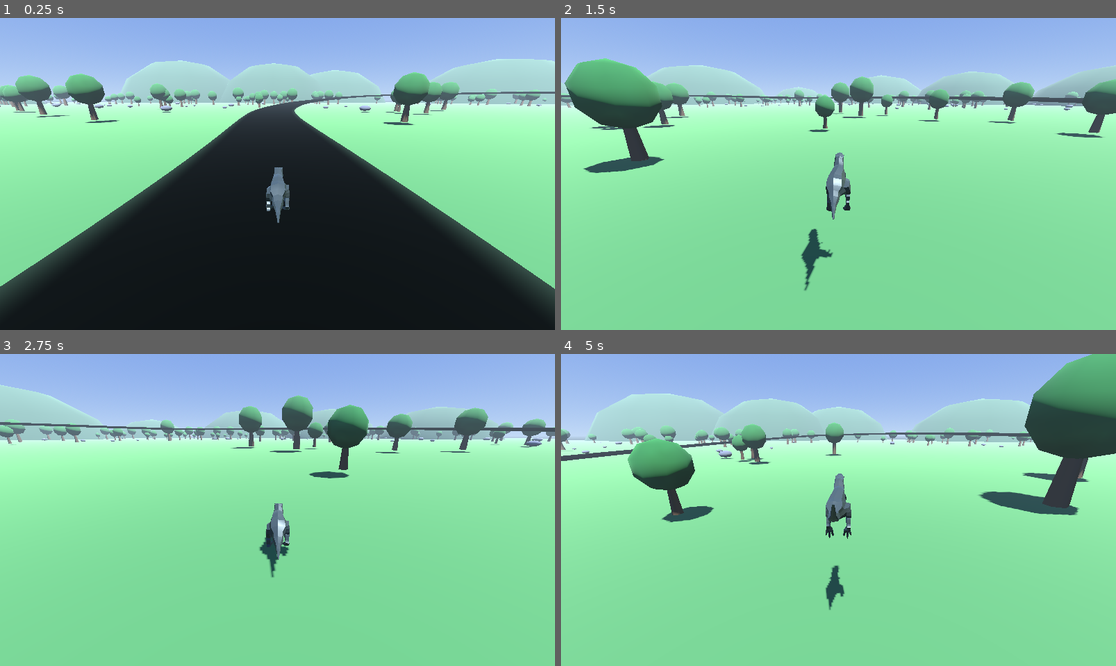
Above: before the commit, frames 1-4 (two rows, left to right).
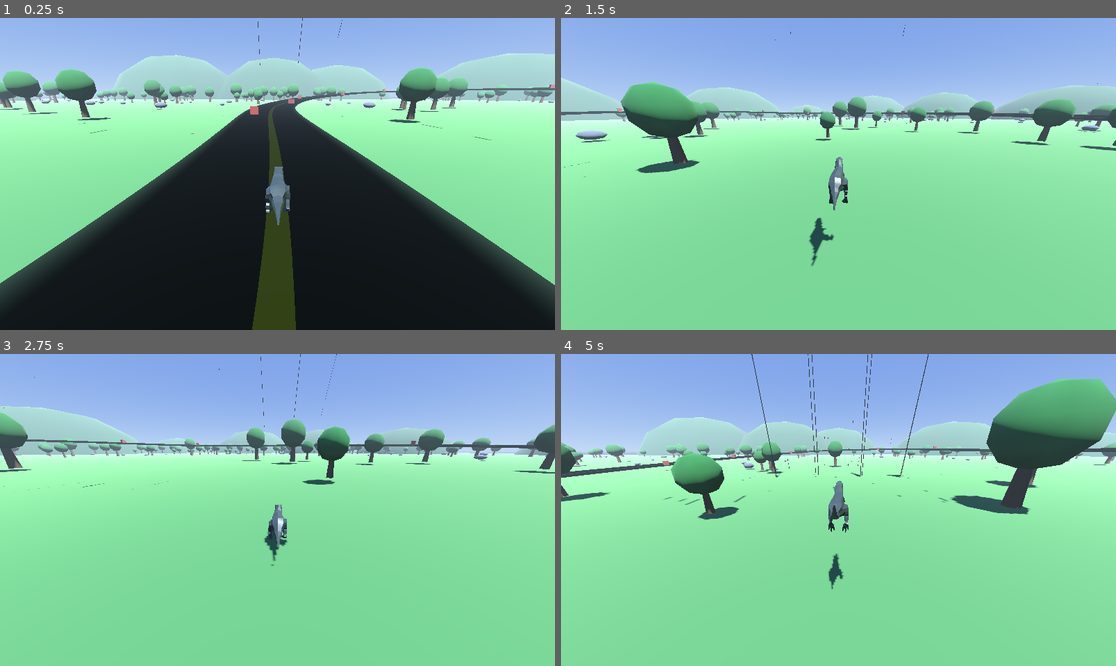
Above: after the commit, the same moments.

Repository: antoniojmonge/dinogame
Game: Godot game, scene res://scenes/main.tscn
Two runs of this game, one before a commit and one after it. Both use one fixed random seed, a clock stepped at 60 frames per second and the inputs below.
Inputs:
- Up to frame 1 (0.25 s): no input
- Up to frame 2 (1.5 s): hold D (move_right) 0.53-1.28 s; tap Space (jump) at 0.77 s; hold A (move_left) from 1.28 s (still down)
- Up to frame 3 (2.75 s): tap Space (jump) at 1.52 s; release A (move_left) at 2.03 s; hold D (move_right) from 2.03 s (still down)
- Up to frame 4 (5 s): tap Space (jump) at 3.02, 3.77, 4.52 s; release D (move_right) at 3.53 s; hold A (move_left) from 3.53 s (still down)

The runs differ from the first frame. In frame 1, 11% of the frame differs, in the area x 0-100%, y 0-100%; in frame 2, 17%; in frame 3, 14%; in frame 4, 22%, in the area x 0-100%, y 0-83%.

Commit message:
Obstaculos en pista, marcas de carril y look del dino
- Anade cajas-obstaculo distribuidas a lo largo del circuito

- Marcas de carril amarillas y bordillos por colores de vertice

- Outline cartoon en el dino y FOV de camara segun velocidad

- Corrige error de compilacion en track.gd (inferencia de tipo)

Diff:
--- a/scripts/dino.gd
+++ b/scripts/dino.gd
@@ -8,8 +8,10 @@
 @export var steering_speed := 2.4
 @export var jump_velocity := 13.0
 @export var gravity := 32.0
+@export var outline_enabled := true
 
 @onready var anim: AnimationPlayer = $Model/AnimationPlayer
+@onready var camera: Camera3D = $Camera3D
 
 const ANIM_IDLE := "Armature|TRex_Idle"
 const ANIM_WALK := "Armature|TRex_Walk"
@@ -21,6 +23,8 @@
 
 func _ready() -> void:
 	_setup_animations()
+	if outline_enabled:
+		_apply_outline()
 
 
 func _setup_animations() -> void:
@@ -30,6 +34,33 @@
 		if anim.has_animation(name):
 			anim.get_animation(name).loop_mode = Animation.LOOP_LINEAR
 	_play(ANIM_RUN, true)
+
+
+func _apply_outline() -> void:
+	var outline := StandardMaterial3D.new()
+	outline.albedo_color = Color(0.05, 0.05, 0.07)
+	outline.shading_mode = BaseMaterial3D.SHADING_MODE_UNSHADED
+	outline.cull_mode = BaseMaterial3D.CULL_FRONT
+	outline.grow = true
+	outline.grow_amount = 2.0
+	for mi in _all_meshes($Model):
+		for s in mi.mesh.get_surface_count():
+			var m: Material = mi.get_active_material(s)
+			if m == null:
+				m = mi.mesh.surface_get_material(s)
+			if m == null:
+				continue
+			if m is StandardMaterial3D:
+				m.next_pass = outline
+
+
+func _all_meshes(n: Node) -> Array:
+	var out := []
+	if n is MeshInstance3D:
+		out.append(n)
+	for c in n.get_children():
+		out.append_array(_all_meshes(c))
+	return out
 
 
 func _physics_process(delta: float) -> void:
@@ -55,6 +86,7 @@
 	move_and_slide()
 
 	_update_animation()
+	_update_camera(delta)
 
 	if global_position.y < -20.0:
 		get_tree().reload_current_scene()
@@ -70,6 +102,13 @@
 		anim.speed_scale = clampf(speed / max_speed, 0.7, 1.6)
 
 
+func _update_camera(delta: float) -> void:
+	if camera == null:
+		return
+	var target_fov := lerpf(68.0, 88.0, speed / max_speed)
+	camera.fov = lerpf(camera.fov, target_fov, clampf(6.0 * delta, 0.0, 1.0))
+
+
 func _play(name: String, force := false) -> void:
 	if anim == null or not anim.has_animation(name):
 		return
--- a/scripts/track.gd
+++ b/scripts/track.gd
@@ -1,18 +1,22 @@
 extends Node3D
 
 ## Genera una pista cerrada en forma de cinta siguiendo una curva suave,
-## con bordillos, colision, vegetacion y rocas.
+## con bordillos, marcas de carril, colision, obstaculos y decoracion.
 
 @export var road_width := 11.0
 @export var road_thickness := 1.0
 @export var curb_width := 1.0
+@export var lane_width := 0.35
 @export var samples := 480
 @export var build_scenery := true
+@export var build_obstacles := true
+@export var obstacle_count := 14
 @export var tree_count := 260
 @export var rock_count := 80
 
 const ROAD_COLOR := Color(0.15, 0.15, 0.17)
 const CURB_COLOR := Color(0.9, 0.9, 0.92)
+const LANE_COLOR := Color(0.85, 0.75, 0.2)
 
 var _curve: Curve3D
 
@@ -20,6 +24,8 @@
 func _ready() -> void:
 	_curve = _make_curve(_control_points())
 	_build_road()
+	if build_obstacles:
+		_build_obstacles()
 	if build_scenery:
 		_build_scenery()
 
@@ -54,8 +60,18 @@
 	var total := _curve.get_baked_length()
 	var half := road_width * 0.5
 	var cw := curb_width
-	var cols := [-half, -half + cw, half - cw, half]
-	var colors := [CURB_COLOR, ROAD_COLOR, ROAD_COLOR, CURB_COLOR]
+	var lw := lane_width
+
+	# Limites de cada franja de la seccion transversal
+	var xs := [-half, -half + cw, -lw, lw, half - cw, half]
+	# Color (izquierda, derecha) de cada franja
+	var qcolors := [
+		[CURB_COLOR, ROAD_COLOR],
+		[ROAD_COLOR, ROAD_COLOR],
+		[LANE_COLOR, LANE_COLOR],
+		[ROAD_COLOR, ROAD_COLOR],
+		[ROAD_COLOR, CURB_COLOR],
+	]
 
 	var rings := []
 	var ups := []
@@ -65,8 +81,8 @@
 		var right := xf.basis.x.normalized()
 		var up := xf.basis.y.normalized()
 		var ring := []
-		for k in 4:
-			ring.append(xf.origin + right * cols[k])
+		for k in xs.size():
+			ring.append(xf.origin + right * xs[k])
 		rings.append(ring)
 		ups.append(up)
 
@@ -77,30 +93,32 @@
 		var b: Array = rings[(i + 1) % samples]
 		var ua: Vector3 = ups[i]
 		var ub: Vector3 = ups[(i + 1) % samples]
-		for k in 3:
+		for k in qcolors.size():
+			var cl: Color = qcolors[k][0]
+			var cr: Color = qcolors[k][1]
 			st.set_normal(ua)
-			st.set_color(colors[k])
+			st.set_color(cl)
 			st.set_uv(Vector2(0, 0))
 			st.add_vertex(a[k])
 			st.set_normal(ua)
-			st.set_color(colors[k + 1])
+			st.set_color(cr)
 			st.set_uv(Vector2(1, 0))
 			st.add_vertex(a[k + 1])
 			st.set_normal(ub)
-			st.set_color(colors[k + 1])
+			st.set_color(cr)
 			st.set_uv(Vector2(1, 1))
 			st.add_vertex(b[k + 1])
 
 			st.set_normal(ua)
-			st.set_color(colors[k])
+			st.set_color(cl)
 			st.set_uv(Vector2(0, 0))
 			st.add_vertex(a[k])
 			st.set_normal(ub)
-			st.set_color(colors[k + 1])
+			st.set_color(cr)
 			st.set_uv(Vector2(1, 1))
 			st.add_vertex(b[k + 1])
 			st.set_normal(ub)
-			st.set_color(colors[k])
+			st.set_color(cl)
 			st.set_uv(Vector2(0, 1))
 			st.add_vertex(b[k])
 
@@ -123,6 +141,25 @@
 					cshape.shape.backface_collision = true
 
 
+func _build_obstacles() -> void:
+	var scene: PackedScene = load("res://scenes/obstacle.tscn")
+	if scene == null:
+		return
+	var total := _curve.get_baked_length()
+	for i in obstacle_count:
+		var t := float(i + 1) / float(obstacle_count + 1)
+		var off := t * total
+		var xf := _curve.sample_baked_with_rotation(off, true, true)
+		var right := xf.basis.x.normalized()
+		var side := -1.0 if i % 2 == 0 else 1.0
+		var pos := xf.origin + right * side * (road_width * 0.26)
+		var obs: Node3D = scene.instantiate()
+		add_child(obs)
+		obs.scale = Vector3(0.7, 0.7, 0.7)
+		obs.global_position = pos + Vector3(0, 0.7, 0)
+		obs.rotate_y(float(i) * 0.7)
+
+
 func _build_scenery() -> void:
 	var pts := []
 	var total := _curve.get_baked_length()
@@ -132,7 +169,6 @@
 	var rng := RandomNumberGenerator.new()
 	rng.seed = 20240411
 
-	# Arboles (tronco + copa)
 	var trunk_mesh := CylinderMesh.new()
 	trunk_mesh.top_radius = 0.28
 	trunk_mesh.bottom_radius = 0.5
@@ -177,7 +213,6 @@
 	leaf_inst.material_override = leaf_mat
 	add_child(leaf_inst)
 
-	# Rocas
 	var rock_mm := MultiMesh.new()
 	rock_mm.transform_format = MultiMesh.TRANSFORM_3D
 	var rock_mesh := SphereMesh.new()
@@ -209,11 +244,7 @@
 	var attempts := 0
 	while out.size() < count and attempts < count * 50:
 		attempts += 1
-		var p := Vector3(
-			rng.randf_range(min_p.x, max_p.x),
-			0.0,
-			rng.randf_range(min_p.z, max_p.z)
-		)
+		var p := Vector3(rng.randf_range(min_p.x, max_p.x), 0.0, rng.randf_range(min_p.z, max_p.z))
 		if _distance_to_track(p, track_pts) < min_dist:
 			continue
 		out.append(p)
Not shown: 1 places in scenes/main.tscn that only renumber resources
